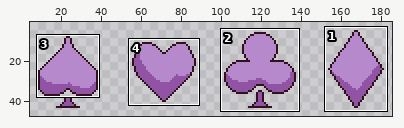
One commit to this sprite sheet: Cosmo-Truckers/Assets/Checked Out/Cole/Art/MG_Art/1. D1_MG/3. MiniBoss/Demofongo/SwitchMaster/MG_D1DEM_SwitchShapes.png. Above: a wide view before the commit, with the close-up outlined.
Close-up. Before the commit:
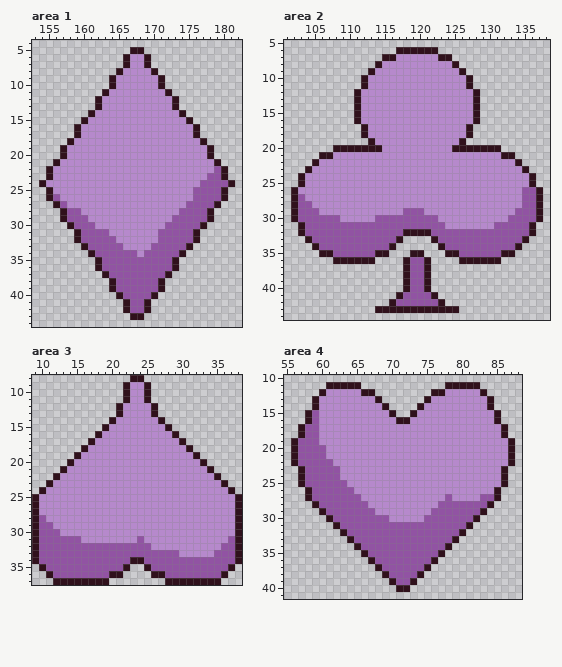
The file is 192x48 pixels. Shown: area 1: x 153..182, y 4..44; area 2: x 101..138, y 5..44; area 3: x 9..38, y 8..37; area 4: x 55..88, y 10..41. The wide view leaves out empty margins. The commit also changed other parts of the picture, which this record leaves out.
And afterwards:
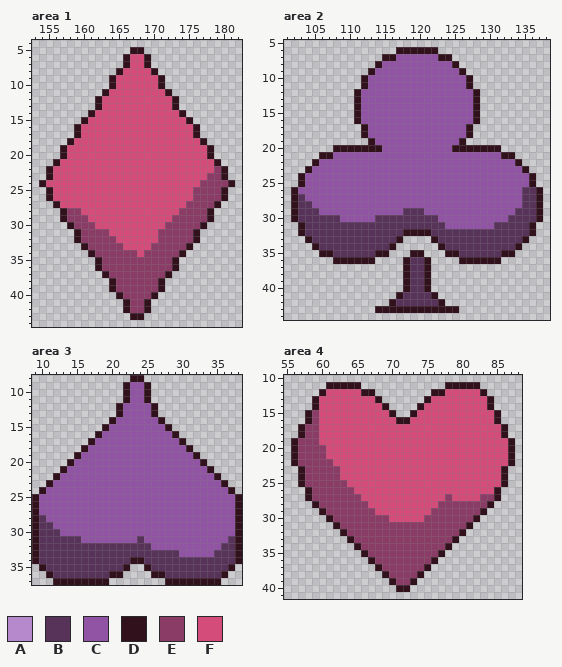
Palette (. is transparent): A #b689cc  B #573359  C #9153a3  D #30111c  E #8a3b66  F #d44c79
The exact change:
Changed rows in their new state; - is an unchanged pixel.
Area 1:
first column x 155:
 6 ------------FF------------
 7 ------------FF------------
 8 -----------FFFF-----------
 9 ----------FFFFFF----------
10 ----------FFFFFF----------
11 ---------FFFFFFFF---------
12 --------FFFFFFFFFF--------
13 --------FFFFFFFFFF--------
14 -------FFFFFFFFFFFF-------
15 ------FFFFFFFFFFFFFF------
16 -----FFFFFFFFFFFFFFFF-----
17 -----FFFFFFFFFFFFFFFF-----
18 ----FFFFFFFFFFFFFFFFFF----
19 ---FFFFFFFFFFFFFFFFFFFF---
20 ---FFFFFFFFFFFFFFFFFFFF---
21 --FFFFFFFFFFFFFFFFFFFFFF--
22 -FFFFFFFFFFFFFFFFFFFFFFFE-
23 -FFFFFFFFFFFFFFFFFFFFFFEE-
24 FFFFFFFFFFFFFFFFFFFFFFEEEE
25 -FFFFFFFFFFFFFFFFFFFFEEEE-
26 -FFFFFFFFFFFFFFFFFFFFEEEE-
27 --FFFFFFFFFFFFFFFFFFEEEE--
28 ---EEFFFFFFFFFFFFFFEEEE---
29 ---EEEFFFFFFFFFFFFEEEEE---
30 ----EEEFFFFFFFFFFEEEEE----
31 -----EEEEFFFFFFFEEEEE-----
32 -----EEEEEFFFFFFEEEEE-----
33 ------EEEEEFFFFEEEEE------
34 -------EEEEEEFEEEEE-------
35 --------EEEEEEEEEE--------
36 --------EEEEEEEEEE--------
37 ---------EEEEEEEE---------
38 ----------EEEEEE----------
39 ----------EEEEEE----------
40 -----------EEEE-----------
41 ------------EE------------
42 ------------EE------------
Area 2:
first column x 103:
 7 --------------CCCCCC--------------
 8 ------------CCCCCCCCCC------------
 9 -----------CCCCCCCCCCCC-----------
10 ----------CCCCCCCCCCCCCC----------
11 ----------CCCCCCCCCCCCCC----------
12 ---------CCCCCCCCCCCCCCCC---------
13 ---------CCCCCCCCCCCCCCCC---------
14 ---------CCCCCCCCCCCCCCCC---------
15 ---------CCCCCCCCCCCCCCCC---------
16 ---------CCCCCCCCCCCCCCCC---------
17 ----------CCCCCCCCCCCCCC----------
18 ----------CCCCCCCCCCCCCC----------
19 -----------CCCCCCCCCCCC-----------
20 ------------CCCCCCCCCC------------
21 -----CCCCCCCCCCCCCCCCCCCCCCCC-----
22 ---CCCCCCCCCCCCCCCCCCCCCCCCCCCC---
23 --CCCCCCCCCCCCCCCCCCCCCCCCCCCCCC--
24 -CCCCCCCCCCCCCCCCCCCCCCCCCCCCCCCC-
25 -CCCCCCCCCCCCCCCCCCCCCCCCCCCCCCCC-
26 CCCCCCCCCCCCCCCCCCCCCCCCCCCCCCCCBB
27 BCCCCCCCCCCCCCCCCCCCCCCCCCCCCCCCBB
28 BBCCCCCCCCCCCCCCCCCCCCCCCCCCCCCCBB
29 BBBCCCCCCCCCCCCBBBCCCCCCCCCCCCCBBB
30 BBBBBBCCCCCBBBBBBBBBCCCCCCCCCCBBBB
31 -BBBBBBBBBBBBBBBBBBBBCCCCCCCBBBBB-
32 -BBBBBBBBBBBBBB----BBBBBBBBBBBBBB-
33 --BBBBBBBBBBBB------BBBBBBBBBBBB--
34 ---BBBBBBBBBB--------BBBBBBBBBB---
35 -----BBBBBB------------BBBBBB-----
36 ----------------BB----------------
37 ----------------BB----------------
38 ----------------BB----------------
39 ----------------BB----------------
40 ----------------BB----------------
41 ---------------BBBB---------------
42 --------------BBBBBB--------------
Area 3:
first column x 10:
 9 -------------CC-------------
10 -------------CC-------------
11 -------------CC-------------
12 ------------CCCC------------
13 ------------CCCC------------
14 -----------CCCCCC-----------
15 ----------CCCCCCCC----------
16 ---------CCCCCCCCCC---------
17 --------CCCCCCCCCCCC--------
18 -------CCCCCCCCCCCCCC-------
19 ------CCCCCCCCCCCCCCCC------
20 -----CCCCCCCCCCCCCCCCCC-----
21 ----CCCCCCCCCCCCCCCCCCCC----
22 ---CCCCCCCCCCCCCCCCCCCCCC---
23 --CCCCCCCCCCCCCCCCCCCCCCCC--
24 -CCCCCCCCCCCCCCCCCCCCCCCCCC-
25 CCCCCCCCCCCCCCCCCCCCCCCCCCCC
26 CCCCCCCCCCCCCCCCCCCCCCCCCCCC
27 CCCCCCCCCCCCCCCCCCCCCCCCCCCC
28 BCCCCCCCCCCCCCCCCCCCCCCCCCCC
29 BBCCCCCCCCCCCCCCCCCCCCCCCCCC
30 BBBCCCCCCCCCCCCCCCCCCCCCCCCC
31 BBBBBBCCCCCCCCBCCCCCCCCCCCCB
32 BBBBBBBBBBBBBBBBCCCCCCCCCCBB
33 BBBBBBBBBBBBBBBBBBBBCCCCCBBB
34 BBBBBBBBBBBBB--BBBBBBBBBBBBB
35 -BBBBBBBBBBB----BBBBBBBBBBB-
36 --BBBBBBBB--------BBBBBBBB--
Area 4:
first column x 57:
12 ----FFFFF------------FFFFF----
13 ---FFFFFFFF--------FFFFFFFF---
14 ---FFFFFFFFF------FFFFFFFFF---
15 --EFFFFFFFFFF----FFFFFFFFFFF--
16 --EFFFFFFFFFFF--FFFFFFFFFFFF--
17 -EEFFFFFFFFFFFFFFFFFFFFFFFFFF-
18 -EEFFFFFFFFFFFFFFFFFFFFFFFFFF-
19 EEEFFFFFFFFFFFFFFFFFFFFFFFFFFF
20 EEEEFFFFFFFFFFFFFFFFFFFFFFFFFF
21 EEEEFFFFFFFFFFFFFFFFFFFFFFFFFF
22 EEEEEFFFFFFFFFFFFFFFFFFFFFFFFF
23 -EEEEEFFFFFFFFFFFFFFFFFFFFFFF-
24 -EEEEEFFFFFFFFFFFFFFFFFFFFFFF-
25 -EEEEEEFFFFFFFFFFFFFFFFFFFFFF-
26 --EEEEEEFFFFFFFFFFFFFFFFFFFF--
27 --EEEEEEEFFFFFFFFFFFFEFFFFEE--
28 ---EEEEEEEFFFFFFFFFFEEEEEEE---
29 ----EEEEEEEFFFFFFFFEEEEEEE----
30 -----EEEEEEEEFFFFFEEEEEEE-----
31 ------EEEEEEEEEEEEEEEEEE------
32 -------EEEEEEEEEEEEEEEE-------
33 --------EEEEEEEEEEEEEE--------
34 ---------EEEEEEEEEEEE---------
35 ----------EEEEEEEEEE----------
36 -----------EEEEEEEE-----------
37 ------------EEEEEE------------
38 -------------EEEE-------------
39 --------------EE--------------
Where, in picture pixels (left, top, right, bottom), the same in both close-ups:
changed: (46, 54, 228, 313)
changed: (298, 54, 536, 306)
changed: (39, 382, 235, 578)
changed: (298, 389, 508, 585)
